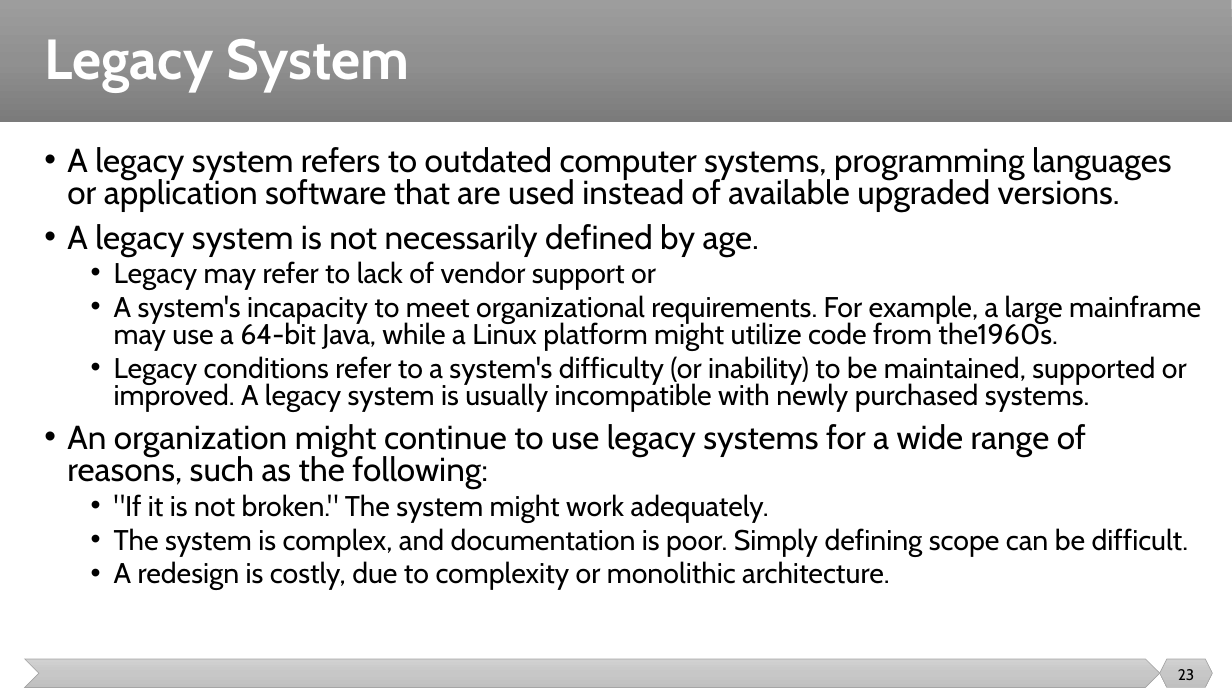
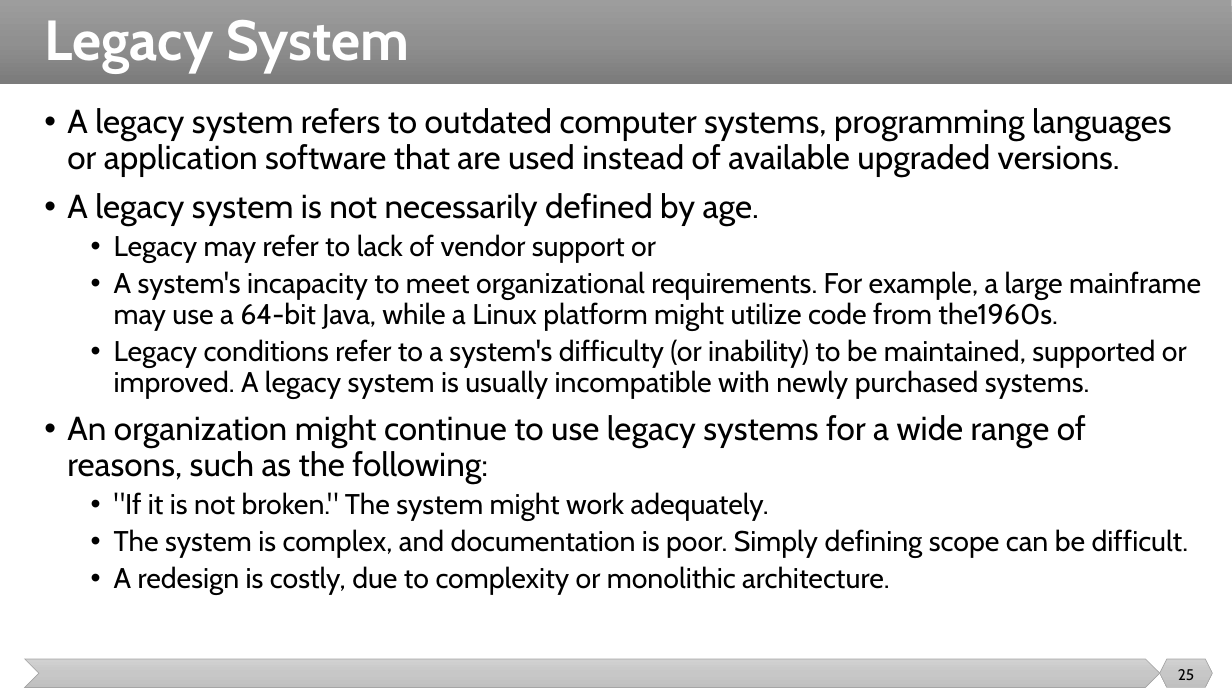
Before and after one commit to malenezi/malenezi, a slide deck: slide 25 of SE495/Lectures/1-Introduction/Introduction.pptx (slide 23 before the commit). Drawn at 1232x693 pixels with LibreOffice and Linux fonts; fonts in the diff are those of the drawing. Boxes give left, top, right and bottom in pixels: in the first picture for what was removed or moved away, otherwise in the second. Text is boxed around its words. In the diff, an @@ line names an element or a change of style, - is before the commit and + after.

```diff
--- a/SE495/Lectures/1-Introduction/Introduction.pptx
+++ b/SE495/Lectures/1-Introduction/Introduction.pptx
@@ rectangle: place and size @@
-rectangle at (0,0,1232,122)
+rectangle at (0,0,1232,84)
@@ title "Legacy System": place and size @@
-title "Legacy System" at (44,39,410,92)
+title "Legacy System" at (44,20,410,73)
@@ text "A legacy system refers to ...": place and size @@
-text "A legacy system refers to ..." at (67,147,1201,590)
+text "A legacy system refers to ..." at (67,108,1201,595)
@@ text "A legacy system refers to ..." at (67,108,1201,595): line spacing 0.8 to 0.9 @@
@@ page number at (1178,669,1194,680): text changed @@
-23
+25
```
Also in this commit, not shown: 30 other slides changed, 18 slides added, 6 slides removed, 11 other files.
